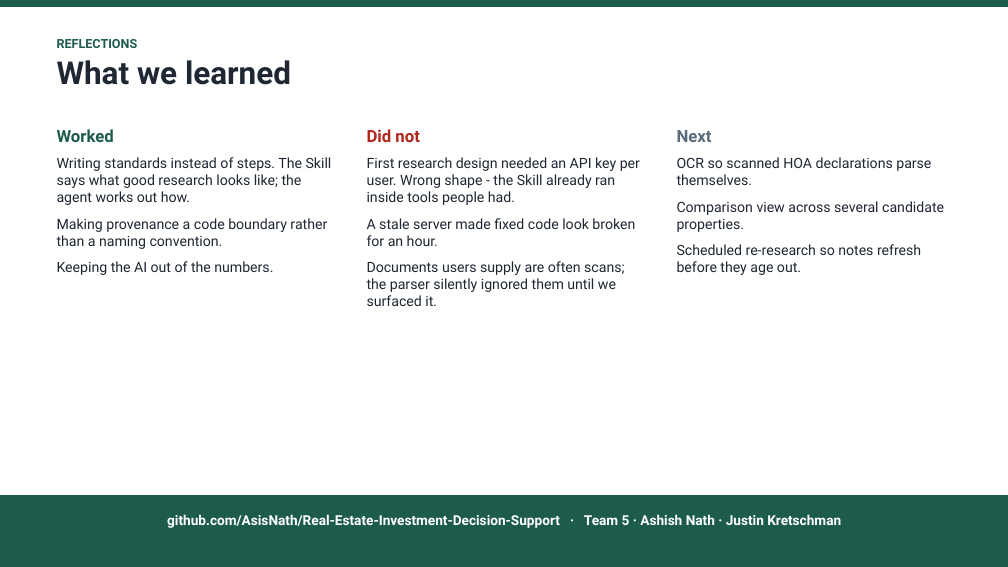
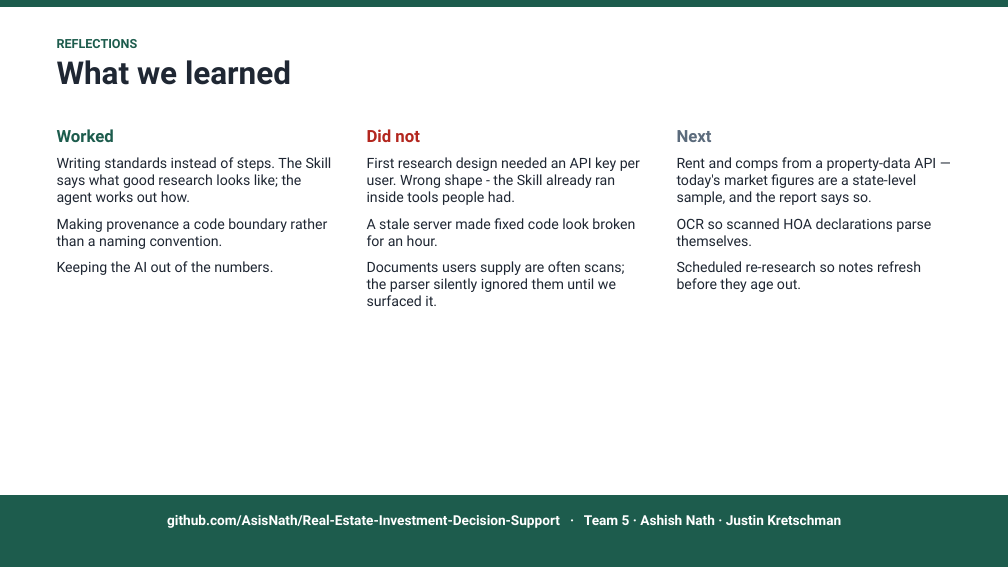
Before and after one commit to AsisNath/Real-Estate-Investment-Decision-Support, a slide deck: slide 7 of docs/submission/NorthStar-Presentation.pptx. Drawn at 1008x567 pixels with LibreOffice and Linux fonts; fonts in the diff are those of the drawing. Boxes give left, top, right and bottom in pixels: in the first picture for what was removed or moved away, otherwise in the second. Text is boxed around its words. In the diff, an @@ line names an element or a change of style, - is before the commit and + after.

```diff
--- a/docs/submission/NorthStar-Presentation.pptx
+++ b/docs/submission/NorthStar-Presentation.pptx
@@ text at (677,157,936,205): paragraph added @@
+Rent and comps from a property-data API — today's market figures are a state-level sample, and the report says so.
@@ text at (677,201,944,232): paragraph removed @@
-Comparison view across several candidate properties.
```
Also in this commit, not shown: 2 other files.
